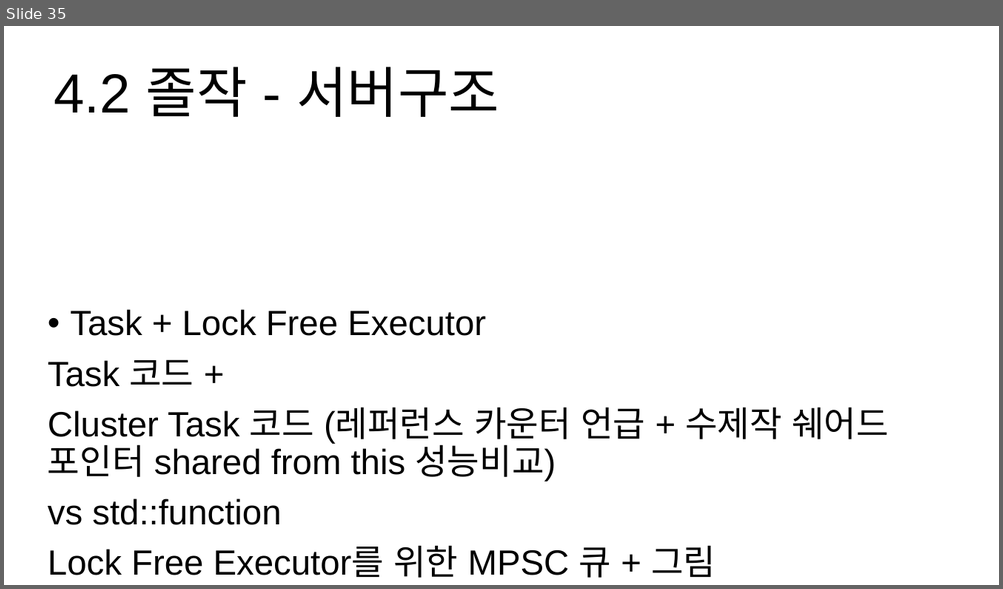
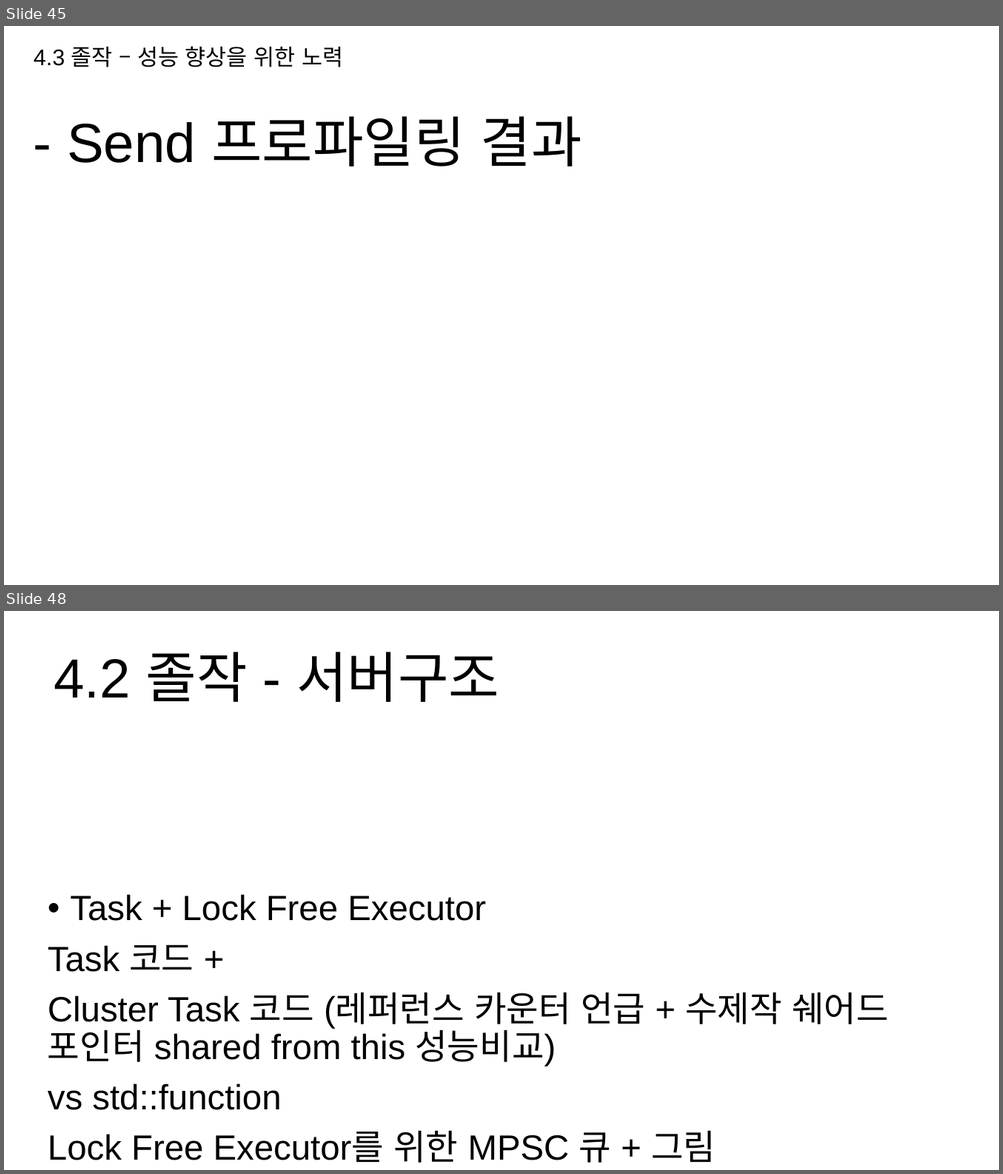
Before and after one commit to hypernagox/FYP_Evergreen, a slide deck: 포트폴리오/서버_최재혁/포트폴리오.pptx. Shown one above the other, each under a label of ours: slide 35 before the commit, slides 45 and 48 after it; the slides between them are not shown. The pictures are 1003x589 and 1003x1174 pixels, drawn with LibreOffice and Linux fonts; fonts in the diff are those of the drawing. Boxes give left, top, right and bottom in pixels: in the first picture for what was removed or moved away, otherwise in the second. Text is boxed around its words. In the diff, an @@ line names an element or a change of style, - is before the commit and + after.

```diff
--- a/포트폴리오/서버_최재혁/포트폴리오.pptx
+++ b/포트폴리오/서버_최재혁/포트폴리오.pptx
@@ slide 45 added at [4, 26, 999, 585], background #FFFFFF @@
@@ text added at [34, 46, 343, 67], 18 pt, text #000000 @@
+4.3 졸작 – 성능 향상을 위한 노력
@@ title added at [67, 116, 582, 167], 44 pt, text #000000 @@
+- Send 프로파일링 결과
@@ what was slide 35 is now slide 48 @@
```
Also in this commit, not shown: 3 slides changed, 12 other slides added, 8 other files.
